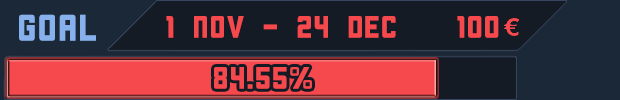
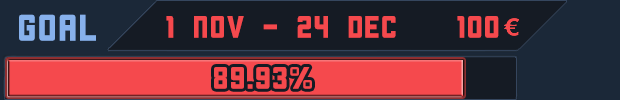
Revision of a layered 620 x 100 image; what changed, layer by layer:
renamed "84.55%" to "89.93%", painted on it over [left=229, top=67, right=290, bottom=89]
renamed "Layer 8 copy" to "Layer 8 copy 2", painted on it over [left=229, top=60, right=463, bottom=96]
